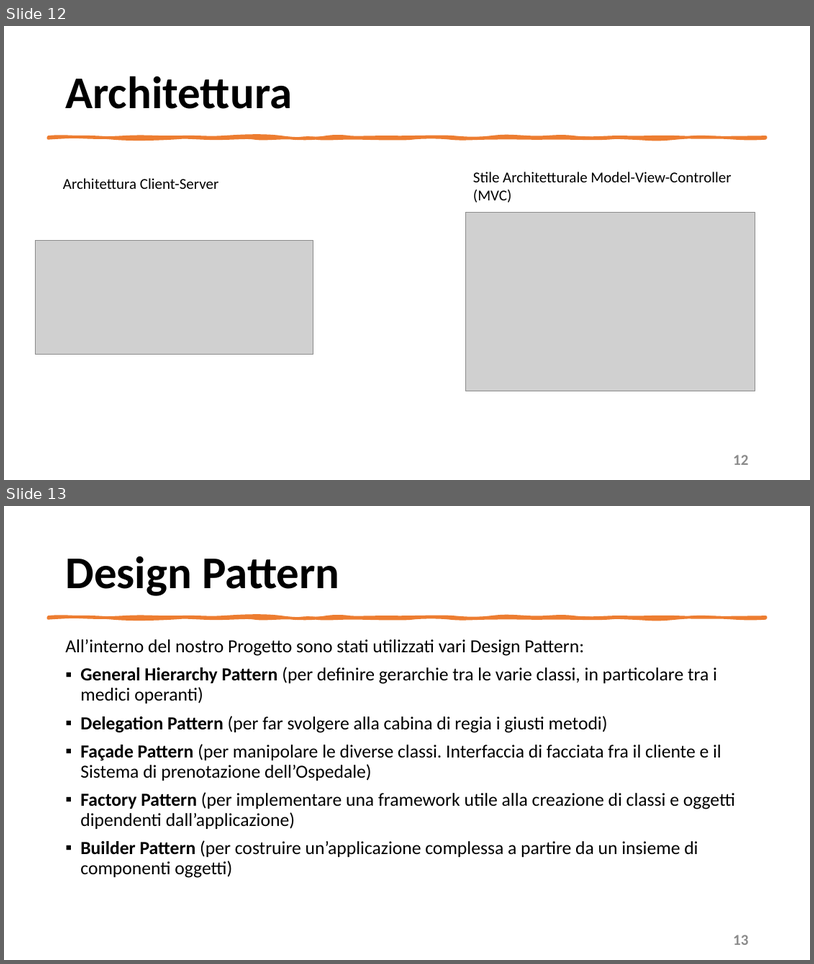
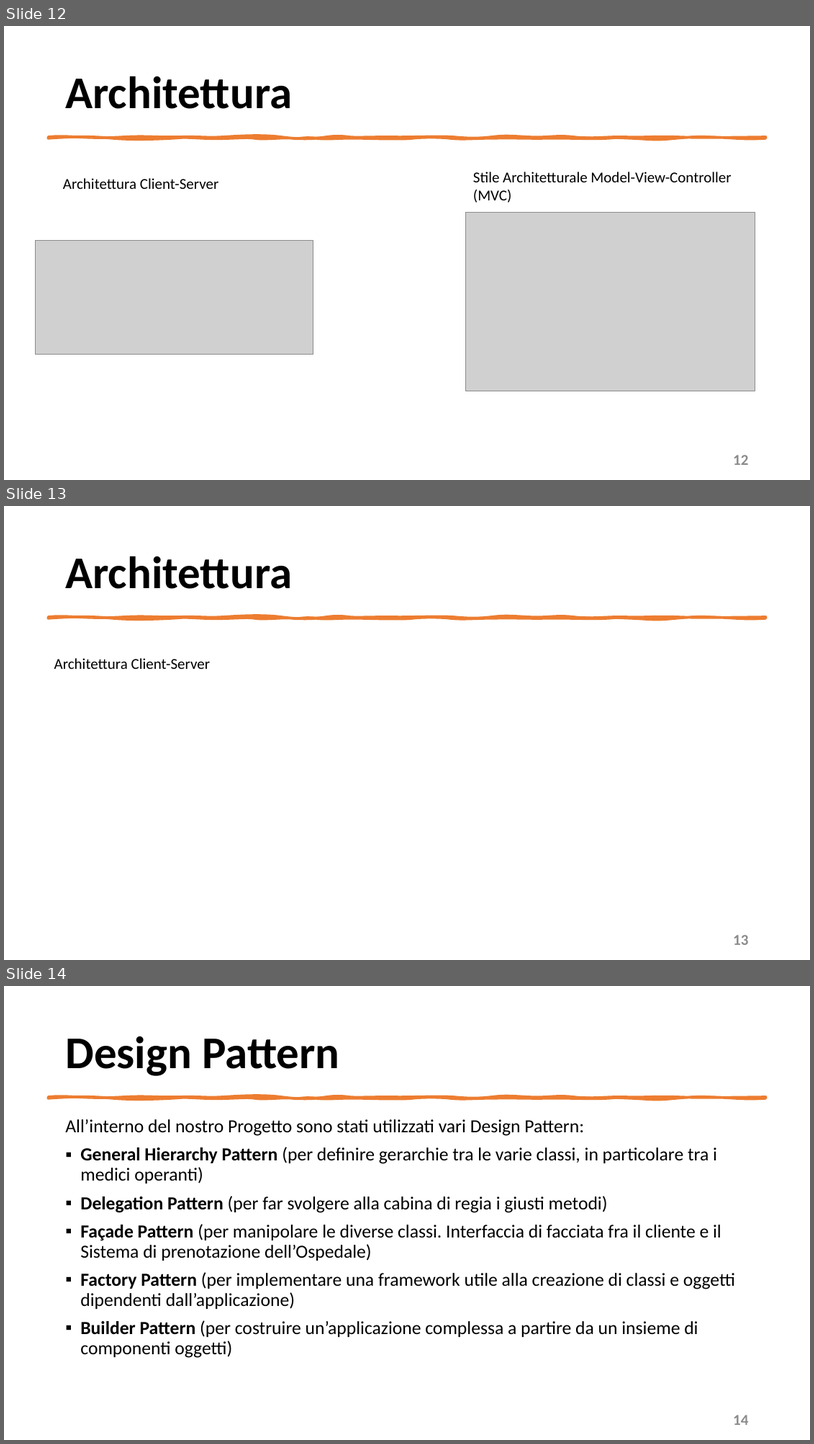
Before and after one commit to mangilimatteo/Progetto_Ingegneria_Software_Cattaneo_Mangili_Saini, a slide deck: Presentazione/Presentazione_Progetto.pptx. Shown one above the other, each under a label of ours: slides 12 and 13 before the commit, slides 12, 13 and 14 after it. The pictures are 814x964 and 814x1444 pixels, drawn with LibreOffice and Linux fonts; fonts in the diff are those of the drawing; grey boxes stand for pictures. Boxes give left, top, right and bottom in pixels: in the first picture for what was removed or moved away, otherwise in the second. Text is boxed around its words. In the diff, an @@ line names an element or a change of style, - is before the commit and + after.

Commit message:
Update Presentazione Progetto
Correzione Architettura, Software Configuration Management

```diff
--- a/Presentazione/Presentazione_Progetto.pptx
+++ b/Presentazione/Presentazione_Progetto.pptx
@@ slide 13 added at bbox=[4, 506, 810, 960], background #FFFFFF @@
@@ title added at bbox=[65, 556, 292, 589], 54 pt, text #000000, bold @@
+Architettura
@@ freeform shape added at bbox=[48, 617, 766, 618], fill #ED7D31, outline #ED7D31 3.25 pt @@
@@ text added at bbox=[54, 658, 210, 669], 18 pt, text #000000 @@
+Architettura Client-Server
@@ page number added at bbox=[733, 934, 748, 944], 18 pt, text #8C8C8C, bold @@
+13
@@ what was slide 13 is now slide 14 @@
@@ page number at bbox=[733, 1414, 748, 1424]: text changed @@
-13
+14
```
Also in this commit, not shown: 6 slides changed.
